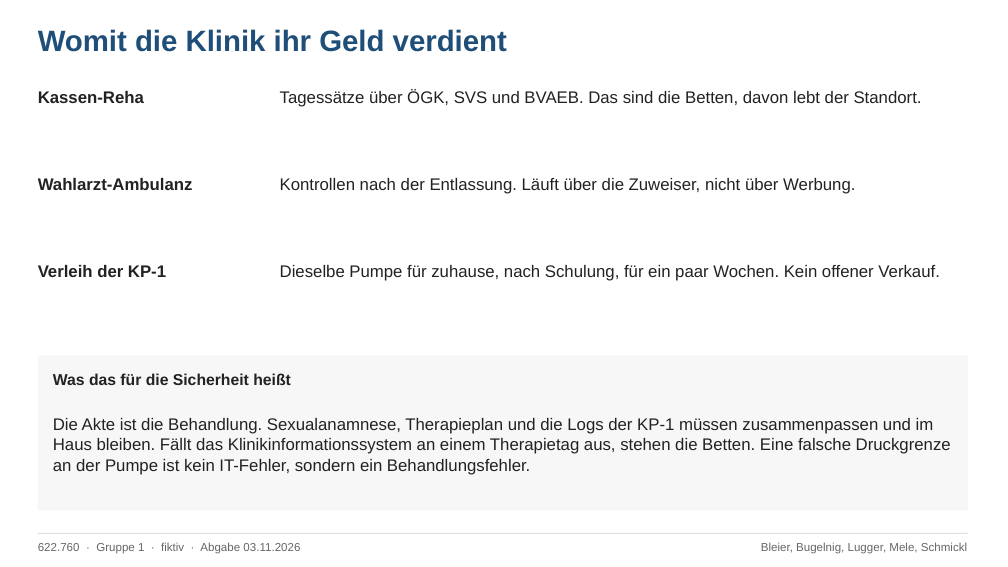
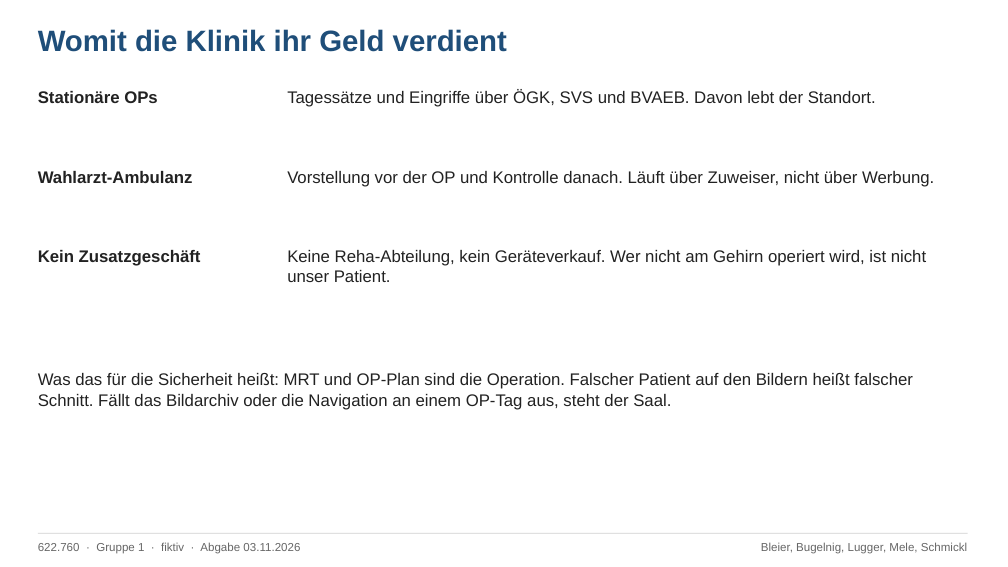
Before and after one commit to raphaelbleier/aau_26W_bleier, a slide deck: slide 2 of Informationssicherheitsmanagement/gruppenarbeit1/Gruppenarbeit1_Informationssicherheitsstrategie.pptx. Drawn at 1008x567 pixels with LibreOffice and Linux fonts; fonts in the diff are those of the drawing. Boxes give left, top, right and bottom in pixels: in the first picture for what was removed or moved away, otherwise in the second. Text is boxed around its words. In the diff, an @@ line names an element or a change of style, - is before the commit and + after.

```diff
--- a/Informationssicherheitsmanagement/gruppenarbeit1/Gruppenarbeit1_Informationssicherheitsstrategie.pptx
+++ b/Informationssicherheitsmanagement/gruppenarbeit1/Gruppenarbeit1_Informationssicherheitsstrategie.pptx
@@ text at bbox=[38, 91, 158, 103]: text changed @@
-Kassen-Reha
+Stationäre OPs
@@ text at bbox=[287, 90, 876, 107]: text changed @@
-Tagessätze über ÖGK, SVS und BVAEB. Das sind die Betten, davon lebt der Standort.
+Tagessätze und Eingriffe über ÖGK, SVS und BVAEB. Davon lebt der Standort.
@@ text "Wahlarzt-Ambulanz": place and size @@
-text "Wahlarzt-Ambulanz" at bbox=[38, 178, 193, 190]
+text "Wahlarzt-Ambulanz" at bbox=[38, 171, 193, 183]
@@ text at bbox=[287, 171, 934, 187]: text changed @@
-Kontrollen nach der Entlassung. Läuft über die Zuweiser, nicht über Werbung.
+Vorstellung vor der OP und Kontrolle danach. Läuft über Zuweiser, nicht über Werbung.
@@ text removed at bbox=[38, 265, 166, 277] @@
-Verleih der KP-1
@@ text added at bbox=[38, 250, 201, 266], 16 pt, text #222222, bold @@
+Kein Zusatzgeschäft
@@ text removed at bbox=[280, 265, 939, 281] @@
-Dieselbe Pumpe für zuhause, nach Schulung, für ein paar Wochen. Kein offener Verkauf.
@@ text added at bbox=[287, 250, 926, 282], 16 pt, text #222222 @@
+Keine Reha-Abteilung, kein Geräteverkauf. Wer nicht am Gehirn operiert wird, ist nicht unser Patient.
@@ rectangle removed at bbox=[38, 355, 968, 510] @@
@@ text at bbox=[38, 373, 913, 410]: text changed; size 15 to 16 pt; bold off @@
-Was das für die Sicherheit heißt
+Was das für die Sicherheit heißt: MRT und OP-Plan sind die Operation. Falscher Patient auf den Bildern heißt falscher Schnitt. Fällt das Bildarchiv oder die Navigation an einem OP-Tag aus, steht der Saal.
@@ text removed at bbox=[53, 418, 951, 475] @@
-Die Akte ist die Behandlung. Sexualanamnese, Therapieplan und die Logs der KP-1 müssen zusammenpassen und im Haus bleiben. Fällt das Klinikinformationssystem an einem Therapietag aus, stehen die Betten. Eine falsche Druckgrenze an der Pumpe ist kein IT-Fehler, sondern ein Behandlungsfehler.
```
Also in this commit, not shown: 3 other slides changed, 4 other files.
